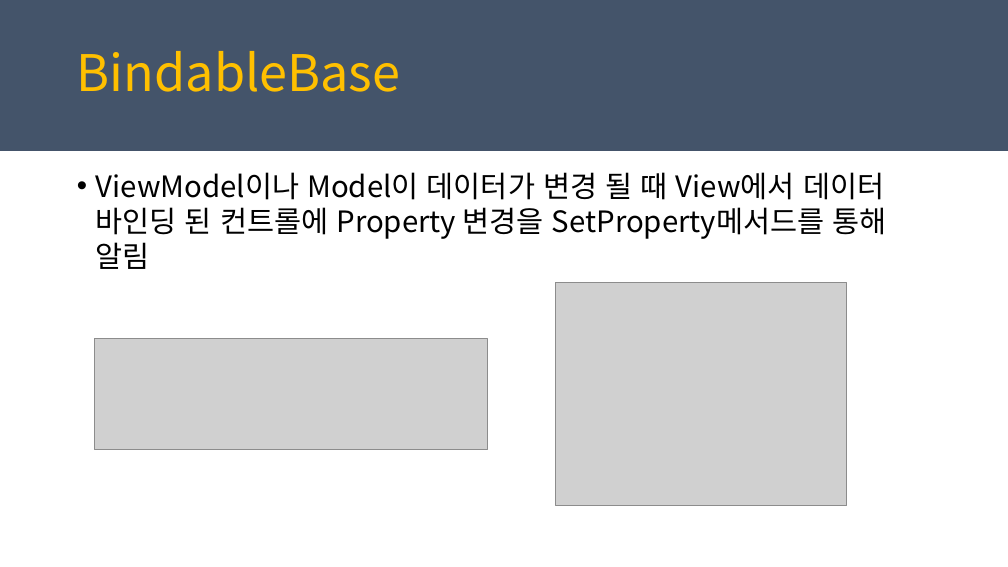
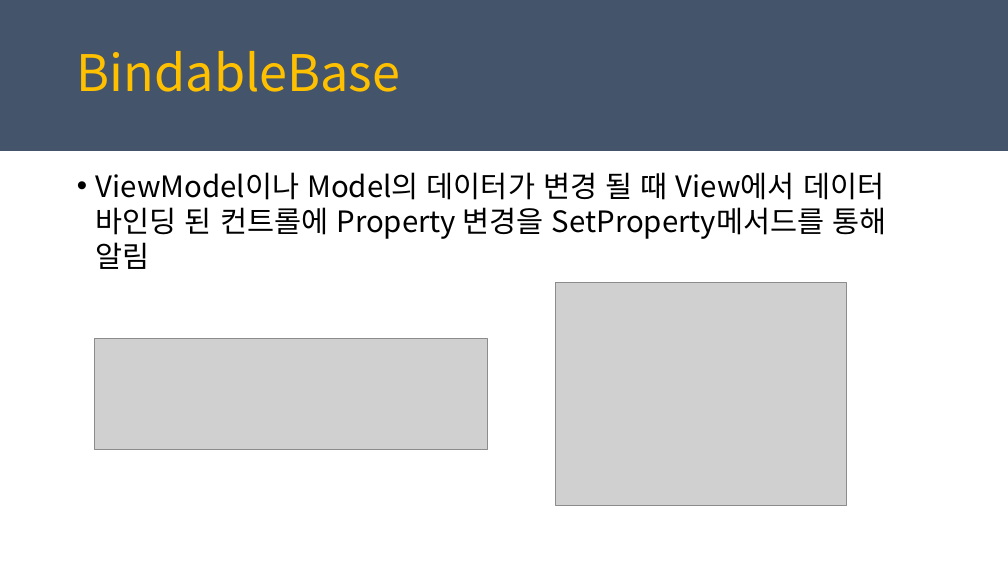
Before and after one commit to juniair/Summary-PPT, a slide deck: slide 13 of PRISM_최종.pptx. Drawn at 1008x567 pixels with LibreOffice and Linux fonts; fonts in the diff are those of the drawing; grey boxes stand for pictures. Boxes give left, top, right and bottom in pixels: in the first picture for what was removed or moved away, otherwise in the second. Text is boxed around its words. In the diff, an @@ line names an element or a change of style, - is before the commit and + after.

Commit message:
추가 적 업데이트

```diff
--- a/PRISM_최종.pptx
+++ b/PRISM_최종.pptx
@@ text at (x1=96, y1=172, x2=886, y2=269): text changed @@
-• ViewModel이나 Model이 데이터가 변경 될 때 View에서 데이터 바인딩 된 컨트롤에 Property 변경을 SetProperty메서드를 통해 알림
+• ViewModel이나 Model의 데이터가 변경 될 때 View에서 데이터 바인딩 된 컨트롤에 Property 변경을 SetProperty메서드를 통해 알림
```
Also in this commit, not shown: 4 other slides changed, 1 slide removed.
